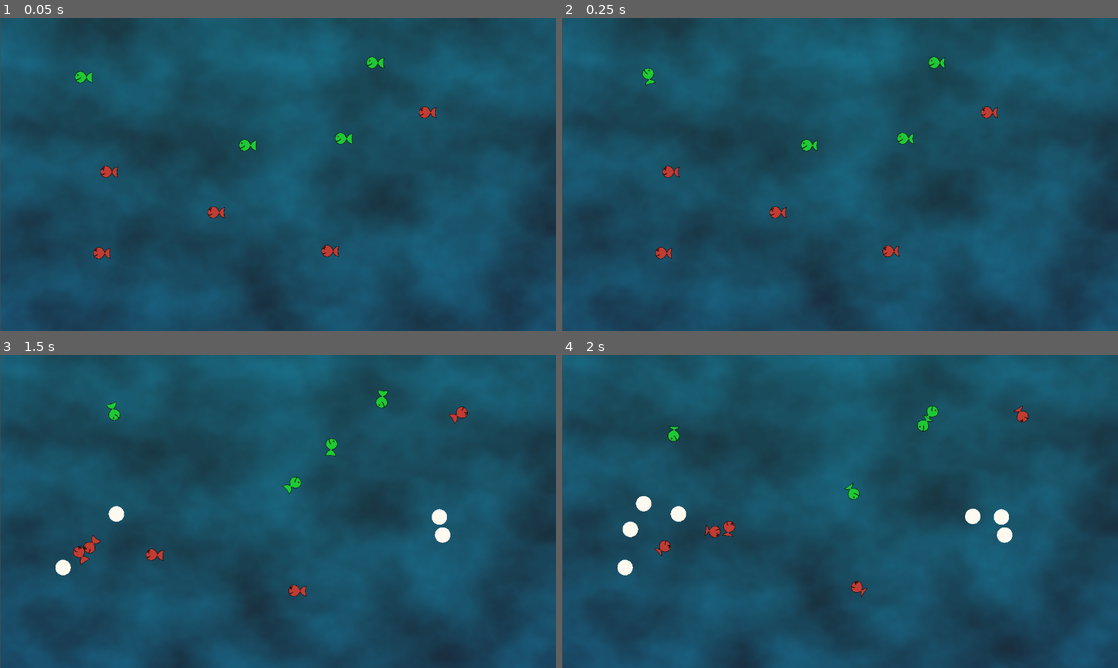
Above: before the commit, frames 1-4 (two rows, left to right).
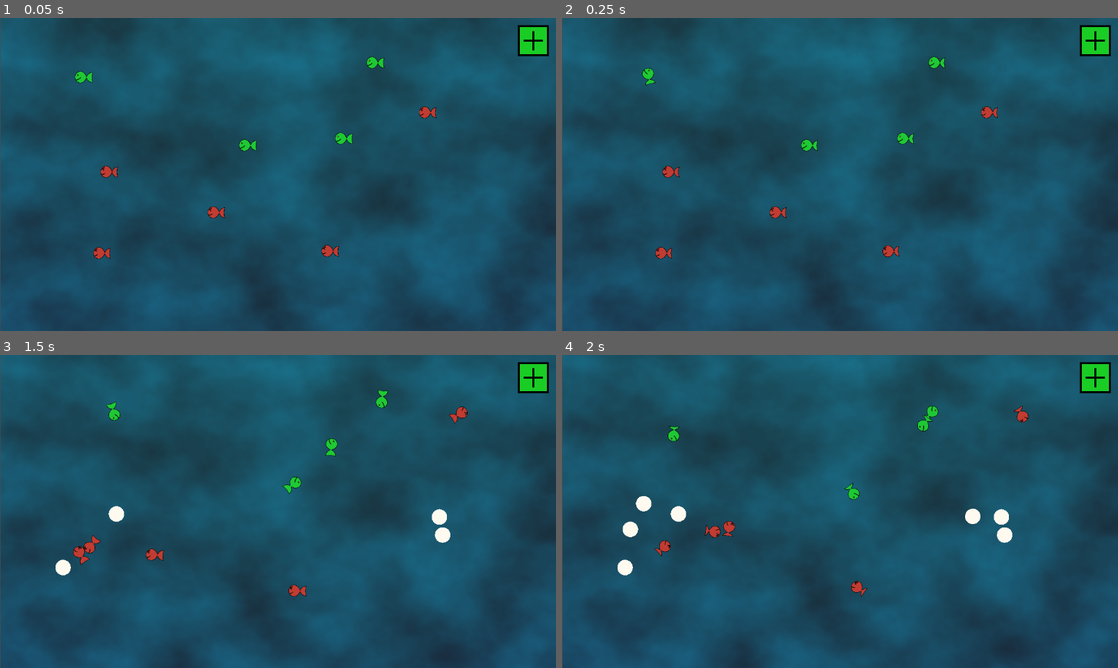
Above: after the commit, the same moments.

Repository: sigmoid/FishGodGame
Game: Godot game, scene res://fish_test_scene.tscn
The game is run twice, just before and just after one commit, with the same random seed, the same clock (stepped at 60 frames per second) and the same inputs.
Inputs (mouse positions are in pixels of both pictures, inside the frame that each line leads up to):
- Up to frame 1 (0.05 s): no input
- Up to frame 2 (0.25 s): no input
- Up to frame 3 (1.5 s): tap Enter (ui_accept) at 0.5, 0.77 s; move the mouse to (400, 495) at 0.52 s; hold T (test) 0.53-1.28 s; click (400, 495) at 0.67 s; move the mouse to (166, 527) at 1.27 s; tap T (test) at 1.35 s; click (166, 527) at 1.42 s
- Up to frame 4 (2 s): tap Enter (ui_accept) at 1.52 s

The runs differ from the first frame. In frame 1, 0.6% of the frame differs, in the area x 93-99%, y 2-13%; in frame 2, 0.6%; in frame 3, 0.6%; in frame 4, 0.6%.

Commit message:
Add files via upload

Diff:
--- a/Magnet/MagnetSpawner.gd
+++ b/Magnet/MagnetSpawner.gd
@@ -3,15 +3,23 @@
 
 enum Modes {ATTRACT, REPEL}
 
+@onready var sprite:= $Sprite2D
+
 var current_mode: int
 var magnet_preload: PackedScene = preload("res://Magnet/Magnet.tscn")
+var plus_texture: Texture = preload("res://Assets/Plus.png")
+var minus_texture: Texture = preload("res://Assets/Minus.png")
 
 func _ready():
 	current_mode = Modes.ATTRACT
 
 func toggle_mode():
-	current_mode = Modes.ATTRACT if current_mode == Modes.REPEL \
-			else Modes.REPEL
+	if current_mode == Modes.ATTRACT:
+		current_mode = Modes.REPEL
+		sprite.texture = minus_texture
+	else:
+		current_mode = Modes.ATTRACT
+		sprite.texture = plus_texture
 
 func spawn_magnet(pos: Vector2):
 	var attracts = true if current_mode == Modes.ATTRACT else false
--- a/Magnet/MagnetSpawner.tscn
+++ b/Magnet/MagnetSpawner.tscn
@@ -1,6 +1,11 @@
-[gd_scene load_steps=2 format=3 uid="uid://b40564qidyl7e"]
+[gd_scene load_steps=3 format=3 uid="uid://b40564qidyl7e"]
 
 [ext_resource type="Script" path="res://Magnet/MagnetSpawner.gd" id="1_2445x"]
+[ext_resource type="Texture2D" uid="uid://13gyvj2mkh2a" path="res://Assets/Plus.png" id="2_naai1"]
 
 [node name="MagnetSpawner" type="Node2D"]
 script = ExtResource("1_2445x")
+
+[node name="Sprite2D" type="Sprite2D" parent="."]
+position = Vector2(1104, 47)
+texture = ExtResource("2_naai1")
